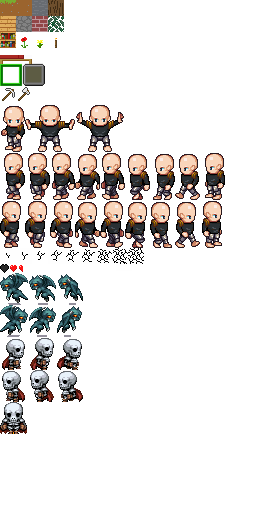
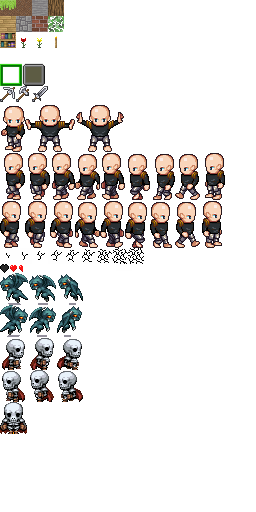
Comparing the layer stacks of the two w=256, h=512 images. Changes:
renamed "iron_pickaxe.png" to "iron_pickaxe.png #1", moved it above "iron_axe.png", painted on it over [0, 87, 15, 102]
painted on "iron_axe.png" over [16, 86, 30, 102]
added layer "iron_sword.png" in group "tool" over [32, 86, 48, 102]
renamed "bookshelf.png" to "bookshelf.png #1", painted on it over [0, 32, 16, 48]
renamed "leaves_oak.png" to "oak_leaves.png", painted on it over [48, 16, 64, 32]
added layer "bricks.png" in group "block" over [32, 16, 48, 32]
renamed "cobblestone.png" to "cobblestone.png #1", painted on it over [16, 16, 32, 32]
renamed "planks_oak.png" to "oak_planks.png", painted on it over [0, 16, 16, 32]
added layer "grass_block_side_overlay2.png" in group "block" over [0, 0, 16, 10]
added layer "dirt.png #2" in group "block" over [0, 0, 16, 16]
renamed "dirt.png" to "dirt.png #1", painted on it over [16, 0, 32, 16]
renamed "stone.png" to "stone.png #1", painted on it over [32, 0, 48, 16]
removed layer "grass.png" from group "block" over [0, 0, 16, 16]
renamed "log_oak.png" to "oak_log.png", moved it above "coal_ore.png", painted on it over [48, 0, 64, 16]
renamed "torch_on.png" to "torch.png", moved it above "dandelion.png", painted on it over [55, 36, 57, 48]
renamed "flower_dandelion.png" to "dandelion.png", moved it above "poppy.png", painted on it over [37, 38, 43, 48]
renamed "flower_rose.png" to "poppy.png", moved it above "brick.png", painted on it over [21, 37, 28, 48]
removed layer "bed_feet_side.png" from group "block" over [0, 55, 16, 64]
removed layer "bed_head_side.png" from group "block" over [16, 55, 32, 64]
moved "brick.png" below "poppy.png" over [32, 16, 48, 32]
